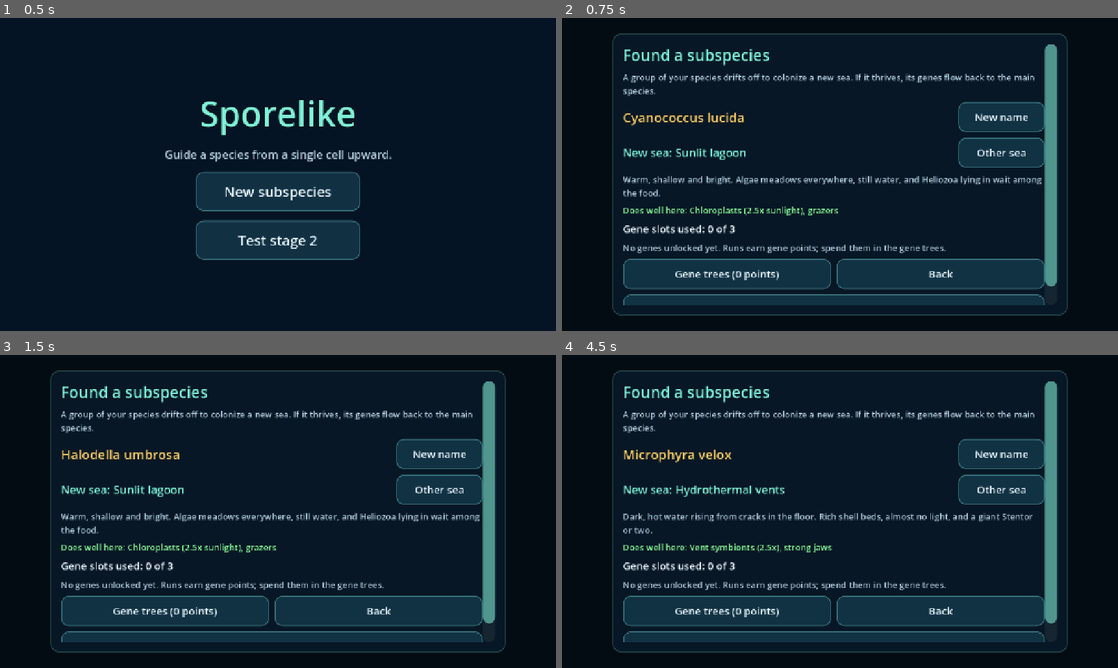
Above: before the commit, frames 1-4 (two rows, left to right).
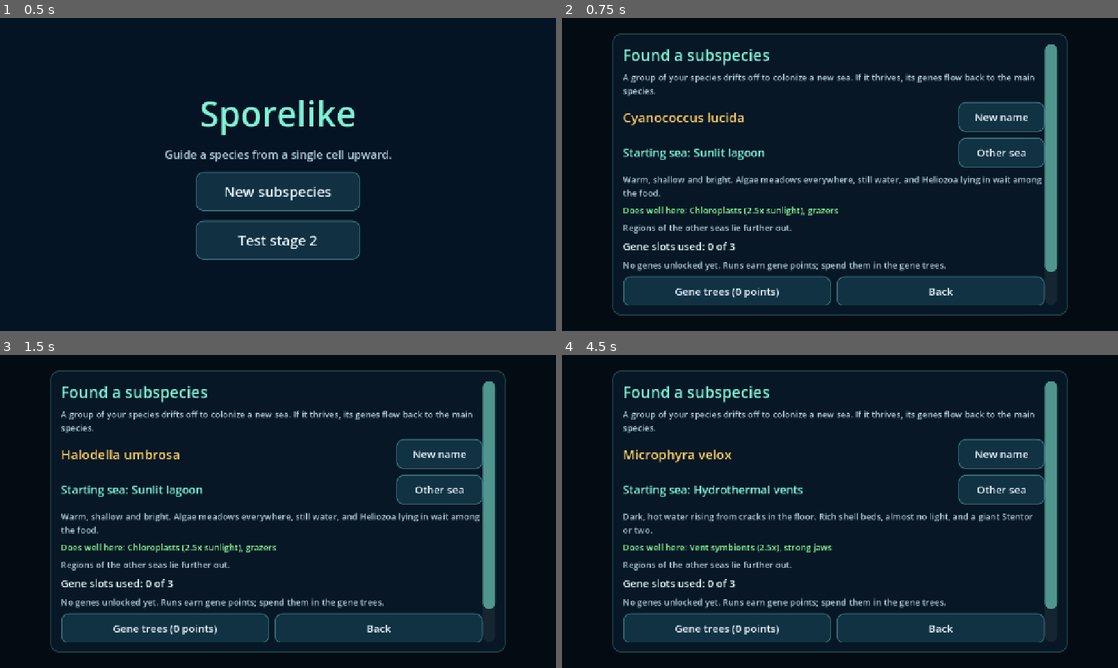
Above: after the commit, the same moments.

Repository: drag0nblad3/Sporelike-
Game: Godot game, scene res://scenes/main.tscn
Two runs of this game, one before a commit and one after it. Both use one fixed random seed, a clock stepped at 60 frames per second and the inputs below.
Inputs:
- Up to frame 1 (0.5 s): no input
- Up to frame 2 (0.75 s): click "New subspecies" at 0.5 s
- Up to frame 3 (1.5 s): click "New name" at 1.25 s
- Up to frame 4 (4.5 s): click "New name" at 2 s; click "Begin the run" at 2.75 s; click "Begin the run" at 3.5 s; click "Other sea" at 4.25 s

Frame 1 is identical in both runs. In frame 2, 7.4% of the frame differs, in the area x 11-89%, y 41-92%; in frame 3, 7.4%; in frame 4, 7.5%.

Commit message:
Make the seas regions of one world instead of the whole sea per run
SeaMap splits the endless sea into wavy Voronoi regions about five
chunks across, one Sea each, with the run's chosen sea at the center.
Food mix and richness, currents, floor colour, and Chloroplast and Vent
symbiont strength follow the region; the water and light blend toward
the sea around the player. The starting sea still sets hunter numbers.

Co-Authored-By: Claude Opus 5.5 <noreply@anthropic.com>
Claude-Session: https://claude.ai/code/session_01LRZhx2dv24uHJBjzbjfTdy

Diff:
--- a/scripts/core/sea.gd
+++ b/scripts/core/sea.gd
@@ -1,9 +1,10 @@
 class_name Sea
 extends RefCounted
-## The kind of sea a subspecies run colonizes. Each one shifts which food
-## regions dominate, how much sunlight and vent chemistry there is to live
-## on, how often and how hard the currents run, how plentiful food is, how
-## many of each hunter swim there, and the colours of the water.
+## One kind of sea. The world is a patchwork of regions of each kind
+## (SeaMap). Each one shifts which food dominates, how much sunlight and
+## vent chemistry there is to live on, how often and how hard the currents
+## run, how plentiful food is, and the colours of the water. The run's
+## starting sea (current) also sets how many of each hunter swim.
 
 const DEFAULT := "shelf"
 
--- a/scripts/game.gd
+++ b/scripts/game.gd
@@ -11,6 +11,7 @@
 
 const DEATH_PAUSE := 1.5
 
+var arena: Arena
 var ecosystem: Ecosystem
 var director: PlayerDirector
 var cycle: GenerationCycle
@@ -31,11 +32,13 @@
 ## setup for a new run, read from the save otherwise).
 var subspecies_name := ""
 var loadout: Array[String] = []
-## Which Sea this run colonizes (see Sea.ids).
+## The Sea this run starts in (see Sea.ids); the rest of the world is a
+## patchwork of every sea (SeaMap).
 var sea_id := Sea.DEFAULT
 var run_end: RunEnd
 
 var _save := {}
+var _sea_map: SeaMap
 ## Where the subspecies established itself, for the switch to stage 2.
 var _switch_at := Vector2.ZERO
 
@@ -57,7 +60,10 @@
 func _ready() -> void:
 	rng.randomize()
 	var world_seed := int(_save.get("world_seed", randi()))
-	add_child(Arena.new())
+	_sea_map = SeaMap.new(world_seed, sea_id)
+	SeaMap.active = _sea_map
+	arena = Arena.new()
+	add_child(arena)
 	camera = CameraRig.new()
 	add_child(camera)
 	hud = Hud.new()
@@ -133,13 +139,19 @@
 	_refresh_species()
 
 
-func _process(_delta: float) -> void:
+func _process(delta: float) -> void:
 	if director.is_alive():
 		ecosystem.focus = director.player.flat_pos()
 	elif stage_two.pilot.is_alive():
 		ecosystem.focus = stage_two.center()
 	streamer.update(ecosystem.focus)
+	arena.follow(ecosystem.focus, delta)
 	hud.show_generation(cycle.number, cycle.time_left, cycle.stats.fed_ratio())
+
+
+func _exit_tree() -> void:
+	if SeaMap.active == _sea_map:
+		SeaMap.active = null
 
 
 ## The endless sea floor: chunks load around the player and bring their
@@ -233,7 +245,7 @@
 	var upkeep := stage_two.upkeep() if stage_two.active else director.genome.upkeep()
 	cycle.stats.energy_needed = upkeep * cycle.length
 	camera.progress_zoom = 1.0 + CameraRig.PROGRESS_ZOOM * progress.fraction()
-	ecosystem.food.abundance = progress.food_abundance() * Sea.current().food
+	ecosystem.food.abundance = progress.food_abundance()
 
 
 func _announce() -> void:
--- a/scripts/screenshot_tour.gd
+++ b/scripts/screenshot_tour.gd
@@ -186,9 +186,24 @@
 		run.camera.zoom = 3.0
 		await get_tree().create_timer(2.0).timeout
 		await _shoot("sea_" + id)
+		if id == "lagoon":
+			await _shoot_border(run)
 		run.queue_free()
 		await get_tree().process_frame
 	Sea.use(Sea.DEFAULT)
+
+
+## The edge of the starting sea region, east of the start.
+func _shoot_border(run: Game) -> void:
+	var start := SeaMap.at(Vector2.ZERO).id
+	for d in range(0, 600, 4):
+		var p := Vector2(d, 0.0)
+		if SeaMap.at(p).id != start:
+			run.director.player.position = Vector3(p.x, 0.0, p.y)
+			run.camera.zoom = 5.0
+			await get_tree().create_timer(3.0).timeout
+			await _shoot("sea_border")
+			return
 
 
 ## The subspecies creator and the gene trees, with a made-up gene bank.
--- a/scripts/ui/glossary.gd
+++ b/scripts/ui/glossary.gd
@@ -59,7 +59,9 @@
 soft: easy pickings.
 
 [font_size=28][b]Seas[/b][/font_size]
-Each subspecies colonizes one kind of sea, chosen when you found it. \
+The sea is a patchwork of big regions of five kinds; the water and floor \
+change colour as you cross into a new one. You choose which kind your \
+subspecies starts in, which also sets how many of each hunter there are. \
 [b]Coastal shelf[/b]: a bit of everything. [b]Sunlit lagoon[/b]: algae, \
 bright light (Chloroplasts 2.5x), still water, more Heliozoa. \
 [b]Hydrothermal vents[/b]: dark shell beds (Vent symbionts 2.5x, light \
--- a/scripts/ui/subspecies_creator.gd
+++ b/scripts/ui/subspecies_creator.gd
@@ -1,6 +1,6 @@
 class_name SubspeciesCreator
 extends MenuPanel
-## Founding a new subspecies: give it a name, pick the Sea it colonizes,
+## Founding a new subspecies: give it a name, pick the Sea it starts in,
 ## choose genes from the main species' unlocked ones up to the gene slots,
 ## open the gene trees to unlock more, then begin the run.
 
@@ -70,16 +70,17 @@
 	start.add_theme_color_override("font_color", UiTheme.ACCENT)
 
 
-## The sea this subspecies heads for, with a button to try another.
+## The sea this subspecies starts in, with a button to try another.
 func _add_sea() -> void:
 	var sea := Sea.of(_seas[_sea_at])
 	var top := row()
-	label("New sea: %s" % sea.title, 26, UiTheme.ACCENT, top)
+	label("Starting sea: %s" % sea.title, 26, UiTheme.ACCENT, top)
 	var other := button("Other sea", func() -> void: _next_sea(), top)
 	other.size_flags_horizontal = Control.SIZE_SHRINK_END
 	other.custom_minimum_size.x = 200
 	label(sea.blurb, 20, UiTheme.DIM)
 	label("Does well here: %s" % sea.favors, 20, UiTheme.GAIN)
+	label("Regions of the other seas lie further out.", 20, UiTheme.DIM)
 
 
 func _next_sea() -> void:
--- a/scripts/world/arena.gd
+++ b/scripts/world/arena.gd
@@ -1,25 +1,50 @@
 class_name Arena
 extends Node3D
 ## The ocean around everything: background colour, ambient light and the
-## sun, in the colours of the run's Sea. The sea floor itself is drawn
-## chunk by chunk by WorldChunk.
+## sun. They start in the colours of the run's starting Sea and blend
+## toward the sea around the player (follow). The sea floor itself is
+## drawn chunk by chunk by WorldChunk.
+
+## How fast the colours blend into a new sea, per second.
+const BLEND_RATE := 0.6
+## The sea underfoot is looked up this often, not every frame.
+const CHECK_INTERVAL := 0.5
+
+var _env: Environment
+var _sun: DirectionalLight3D
+var _target: Sea
+var _check := 0.0
 
 
 func _ready() -> void:
 	var sea := Sea.current()
-	var env := Environment.new()
-	env.background_mode = Environment.BG_COLOR
-	env.background_color = sea.water
-	env.ambient_light_source = Environment.AMBIENT_SOURCE_COLOR
-	env.ambient_light_color = sea.ambient
-	env.ambient_light_energy = 0.7
-	env.glow_enabled = true
+	_target = sea
+	_env = Environment.new()
+	_env.background_mode = Environment.BG_COLOR
+	_env.background_color = sea.water
+	_env.ambient_light_source = Environment.AMBIENT_SOURCE_COLOR
+	_env.ambient_light_color = sea.ambient
+	_env.ambient_light_energy = 0.7
+	_env.glow_enabled = true
 	var world_env := WorldEnvironment.new()
-	world_env.environment = env
+	world_env.environment = _env
 	add_child(world_env)
 
-	var sun := DirectionalLight3D.new()
-	sun.rotation_degrees = Vector3(-60.0, 30.0, 0.0)
-	sun.light_color = sea.sun
-	sun.light_energy = sea.sun_energy
-	add_child(sun)
+	_sun = DirectionalLight3D.new()
+	_sun.rotation_degrees = Vector3(-60.0, 30.0, 0.0)
+	_sun.light_color = sea.sun
+	_sun.light_energy = sea.sun_energy
+	add_child(_sun)
+
+
+## Blends the water and light toward the sea at this point.
+func follow(p: Vector2, delta: float) -> void:
+	_check -= delta
+	if _check <= 0.0:
+		_check = CHECK_INTERVAL
+		_target = SeaMap.at(p)
+	var t := clampf(BLEND_RATE * delta, 0.0, 1.0)
+	_env.background_color = _env.background_color.lerp(_target.water, t)
+	_env.ambient_light_color = _env.ambient_light_color.lerp(_target.ambient, t)
+	_sun.light_color = _sun.light_color.lerp(_target.sun, t)
+	_sun.light_energy = lerpf(_sun.light_energy, _target.sun_energy, t)
--- a/scripts/world/chunk_generator.gd
+++ b/scripts/world/chunk_generator.gd
@@ -6,8 +6,9 @@
 ## so food forms big connected regions. Slow noise fields decide the
 ## region's kind (algae meadows grade into open plankton water, then dark
 ## mote trenches, with shell vents inside the trenches), where narrow
-## channels of open sand run, and the rare faint "hidden" fields. The run's
-## Sea moves the region cutoffs, so each sea has its own mix of food.
+## channels of open sand run, and the rare faint "hidden" fields. The Sea
+## of each spot (SeaMap) moves those cutoffs and how much food grows, so
+## every sea region has its own mix.
 
 const SIZE := 40.0
 const GRID := 3
@@ -25,7 +26,6 @@
 }
 
 var world_seed := 0
-var sea := Sea.current()
 var kinds: Array[FoodKind] = []
 var _by_id := {}
 var _regions := FastNoiseLite.new()
@@ -58,16 +58,19 @@
 	var list: Array[FoodPatch] = []
 	if coord == Vector2i.ZERO:
 		# The species always starts on a meadow of its sea's start food.
-		list.append(FoodPatch.make(_by_id[sea.start_kind], Vector2.ZERO, 10.0, coord, rng))
+		var start := Sea.current().start_kind
+		list.append(FoodPatch.make(_by_id[start], Vector2.ZERO, 10.0, coord, rng))
 	for gx in GRID:
 		for gy in GRID:
 			var at := origin + (Vector2(gx, gy) + Vector2(0.5, 0.5)) * cell
 			at += Vector2(rng.randf_range(-1, 1), rng.randf_range(-1, 1)) * cell * JITTER
+			var sea := SeaMap.at(at)
 			if _gaps.get_noise_2d(at.x, at.y) < sea.gap_below:
 				continue
-			var kind := _pick_kind(at, rng)
+			var kind := _pick_kind(at, sea, rng)
 			var r := cell * rng.randf_range(REACH_MIN, REACH_MAX) * kind.patch_scale
 			var patch := FoodPatch.make(kind, at, r, coord, rng)
+			patch.target = maxi(roundi(patch.target * sea.food), 3)
 			patch.hidden = coord != Vector2i.ZERO \
 				and _hidden.get_noise_2d(at.x, at.y) > sea.hidden_above
 			list.append(patch)
@@ -75,7 +78,7 @@
 
 
 ## The region's food kind at this point.
-func region_kind(p: Vector2) -> FoodKind:
+func region_kind(p: Vector2, sea: Sea) -> FoodKind:
 	var n := _regions.get_noise_2d(p.x, p.y)
 	var order := ["algae", "plankton", "motes"]
 	for i in order.size():
@@ -84,10 +87,10 @@
 	return _by_id["shells"]
 
 
-func _pick_kind(p: Vector2, rng: RandomNumberGenerator) -> FoodKind:
+func _pick_kind(p: Vector2, sea: Sea, rng: RandomNumberGenerator) -> FoodKind:
 	if rng.randf() < STRAY_CHANCE:
 		return kinds[rng.randi() % kinds.size()]
-	var kind := region_kind(p)
+	var kind := region_kind(p, sea)
 	if COMPANIONS.has(kind.id):
 		var rule: Array = COMPANIONS[kind.id]
 		var chance: float = rule[1]
--- a/scripts/world/current_field.gd
+++ b/scripts/world/current_field.gd
@@ -3,7 +3,7 @@
 ## All the water currents of the endless sea, decided per chunk from the
 ## world seed so a chunk always gets the same ones back. About half the
 ## chunks hold one stream; most are weak, some medium, a few strong. The
-## run's Sea changes how many chunks hold one and how fast they run.
+## chunk's Sea (SeaMap) changes how many chunks hold one and how fast.
 ## Organisms ask `active` for the flow where they are and drift with it.
 
 const MAX_LENGTH := 75.0
@@ -16,7 +16,6 @@
 static var active: CurrentField
 
 var world_seed := 0
-var sea := Sea.current()
 var _cache := {}
 ## Chunk -> the streams whose band reaches into it, so flow_at checks only
 ## those instead of every stream within REACH.
@@ -36,6 +35,7 @@
 	var list: Array[CurrentStream] = []
 	var rng := RandomNumberGenerator.new()
 	rng.seed = hash([world_seed, coord.x, coord.y, "current"])
+	var sea := SeaMap.at((Vector2(coord) + Vector2(0.5, 0.5)) * ChunkGenerator.SIZE)
 	if rng.randf() < sea.current_chance:
 		var size := ChunkGenerator.SIZE
 		var from := (Vector2(coord) + Vector2(rng.randf(), rng.randf())) * size
--- a/scripts/world/energy_sources.gd
+++ b/scripts/world/energy_sources.gd
@@ -2,9 +2,9 @@
 extends RefCounted
 ## Energy a cell makes without eating: Chloroplasts photosynthesize in
 ## sunlit algae meadows and Vent symbionts run on vent chemicals at shell
-## beds; the run's Sea makes either stronger or weaker. Which ground a cell
-## is over is checked a few times a second, not every frame, to stay cheap
-## with a big population.
+## beds; the Sea a cell is in (SeaMap) makes either stronger or weaker.
+## Where a cell is gets checked a few times a second, not every frame, to
+## stay cheap with a big population.
 
 const CHECK_INTERVAL := 0.5
 ## Food kind growing where the light and the vents are.
@@ -17,16 +17,16 @@
 const VENT_PER_LEVEL := 0.12
 
 
-## Energy per second made by photosynthesis while over sunlit algae.
+## Energy per second made by photosynthesis while over sunlit algae, in a
+## sea of normal light.
 static func sun_rate(g: Genome) -> float:
-	return SUN_PER_LEVEL * g.feature("chloroplasts") * BodyForm.symbiont(g) \
-		* Sea.current().light
+	return SUN_PER_LEVEL * g.feature("chloroplasts") * BodyForm.symbiont(g)
 
 
-## Energy per second made by vent bacteria while over shell beds.
+## Energy per second made by vent bacteria while over shell beds, in a
+## sea of normal vent activity.
 static func vent_rate(g: Genome) -> float:
-	return VENT_PER_LEVEL * g.feature("vent_symbionts") * BodyForm.symbiont(g) \
-		* Sea.current().vents
+	return VENT_PER_LEVEL * g.feature("vent_symbionts") * BodyForm.symbiont(g)
 
 
 static func makes_energy(g: Genome) -> bool:
@@ -43,12 +43,13 @@
 	return ""
 
 
-## Energy per second this genome makes over ground of this food kind.
-static func rate(g: Genome, kind_id: String) -> float:
+## Energy per second this genome makes over ground of this food kind, in
+## this sea.
+static func rate(g: Genome, kind_id: String, sea: Sea) -> float:
 	if kind_id == SUN_KIND:
-		return sun_rate(g)
+		return sun_rate(g) * sea.light
 	if kind_id == VENT_KIND:
-		return vent_rate(g)
+		return vent_rate(g) * sea.vents
 	return 0.0
 
 
@@ -59,6 +60,7 @@
 	org.ambient_timer -= delta
 	if org.ambient_timer <= 0.0:
 		org.ambient_timer = CHECK_INTERVAL
-		org.ambient_rate = rate(org.genome, kind_at(org.flat_pos(), patches))
+		var at := org.flat_pos()
+		org.ambient_rate = rate(org.genome, kind_at(at, patches), SeaMap.at(at))
 	if org.ambient_rate > 0.0:
 		org.absorb(org.ambient_rate * delta)
--- a/scripts/world/hunter_spawner.gd
+++ b/scripts/world/hunter_spawner.gd
@@ -2,8 +2,8 @@
 extends RefCounted
 ## Puts every kind of hunter (HunterKind) into the sea around the player:
 ## lone Didinia and Heliozoa, one swarm of dinoflagellates swimming as a
-## HunterPack, and a single giant Stentor, in the numbers the run's Sea
-## sets.
+## HunterPack, and a single giant Stentor, in the numbers the run's
+## starting Sea sets.
 
 
 static func spawn_all(eco: Ecosystem) -> void:
--- /dev/null
+++ b/scripts/world/sea_map.gd
@@ -0,0 +1,48 @@
+class_name SeaMap
+extends RefCounted
+## Splits the endless sea into big regions, each one kind of Sea, from the
+## world seed alone, so a place always comes back the same. Regions are
+## cells of a Voronoi noise with wavy edges, a few chunks across. The run's
+## starting sea always covers the center, where the subspecies arrives.
+
+## Region spacing: about 1 / FREQUENCY units, roughly five chunks.
+const FREQUENCY := 0.005
+const EDGE_WARP := 35.0
+
+## The map of the game in progress, or null (title screen, colony lab).
+static var active: SeaMap
+
+var _noise := FastNoiseLite.new()
+var _seas: Array[Sea] = []
+## Rotates which sea each region value means, so the center region is
+## always the starting sea.
+var _shift := 0
+
+
+func _init(world_seed: int, start_id: String) -> void:
+	_noise.seed = world_seed + 7
+	_noise.noise_type = FastNoiseLite.TYPE_CELLULAR
+	_noise.cellular_return_type = FastNoiseLite.RETURN_CELL_VALUE
+	_noise.frequency = FREQUENCY
+	_noise.domain_warp_enabled = true
+	_noise.domain_warp_amplitude = EDGE_WARP
+	_noise.domain_warp_frequency = FREQUENCY * 2.0
+	var ids := Sea.ids()
+	for id in ids:
+		_seas.append(Sea.of(id))
+	_shift = posmod(maxi(ids.find(start_id), 0) - _raw_index(Vector2.ZERO), ids.size())
+
+
+## The sea at this point of the game in progress; the starting sea when no
+## game is running.
+static func at(p: Vector2) -> Sea:
+	return active.sea_at(p) if active else Sea.current()
+
+
+func sea_at(p: Vector2) -> Sea:
+	return _seas[(_raw_index(p) + _shift) % _seas.size()]
+
+
+func _raw_index(p: Vector2) -> int:
+	var v := _noise.get_noise_2d(p.x, p.y)
+	return clampi(floori((v + 1.0) * 0.5 * _seas.size()), 0, _seas.size() - 1)
--- a/scripts/world/world_chunk.gd
+++ b/scripts/world/world_chunk.gd
@@ -24,7 +24,8 @@
 	tile.size = Vector2(size, size)
 	var ground := MeshInstance3D.new()
 	ground.mesh = tile
-	ground.material_override = _material(Sea.current().floor_color, 0.0)
+	var middle := (Vector2(coord) + Vector2(0.5, 0.5)) * size
+	ground.material_override = _material(SeaMap.at(middle).floor_color, 0.0)
 	ground.position = Vector3((coord.x + 0.5) * size, -1.4, (coord.y + 0.5) * size)
 	add_child(ground)
 	# Blobs overlap, also across chunk edges, so each gets its own clear
